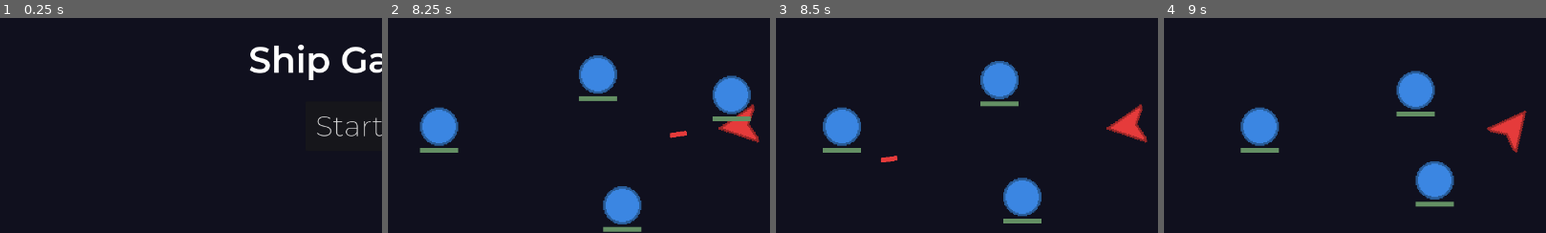
Above: before the commit, frames 1-4 (left to right).
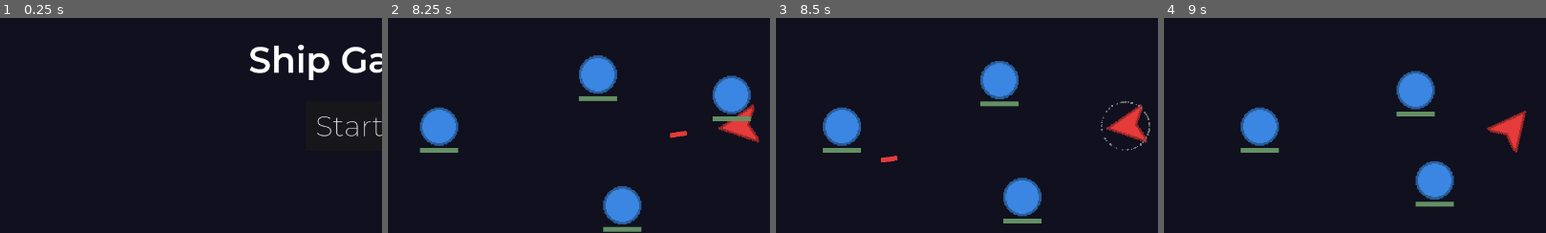
Above: after the commit, the same moments.

Repository: jordanjohnson56/shipgame
Game: Godot game, scene res://main.tscn
The game is run twice, just before and just after one commit, with the same random seed, the same clock (stepped at 60 frames per second) and the same inputs.
Inputs (mouse positions are % of the whole screen's width and height, from its top left):
- Up to frame 1 (0.25 s): no input
- Up to frame 2 (8.25 s): click "Start" at 0.5 s; tap Enter at 1.25, 3.5 s; move the mouse to (72, 45) at 1.27 s; press the mouse at (72, 45) at 1.28 s; tap Space at 2 s; move the mouse to (30, 55) at 2.02 s; release the mouse at (30, 55) at 2.03 s; click (30, 55) at 2.1 s; move the mouse to (60, 28) at 2.77 s; press the mouse at (60, 28) at 2.78 s; move the mouse to (45, 70) at 3.52 s; release the mouse at (45, 70) at 3.53 s; click (45, 70) at 3.6 s; move the mouse to (80, 65) at 4.27 s; press the mouse at (80, 65) at 4.28 s; move the mouse to (20, 35) at 5.02 s; release the mouse at (20, 35) at 5.03 s; click (20, 35) at 5.1 s; move the mouse to (55, 50) at 5.77 s; press the mouse at (55, 50) at 5.78 s; move the mouse to (35, 25) at 6.52 s; release the mouse at (35, 25) at 6.53 s; click (35, 25) at 6.6 s; move the mouse to (72, 45) at 7.27 s; press the mouse at (72, 45) at 7.28 s; move the mouse to (30, 55) at 8.02 s; release the mouse at (30, 55) at 8.03 s; click (30, 55) at 8.1 s
- Up to frame 3 (8.5 s): no input
- Up to frame 4 (9 s): move the mouse to (60, 28) at 8.77 s; press the mouse at (60, 28) at 8.78 s
The pictures show only the part of the screen within x 4-54%, y 25-75%; the shares and areas given below are measured in that part.

Frames 1-2 are identical in both runs. In frame 3, 0.2% of the frame differs, in the area x 85-98%, y 38-62%; in frame 4, nothing differs.

Commit message:
Add particles when player takes damage

Diff:
--- a/main.gd
+++ b/main.gd
@@ -55,6 +55,11 @@
 
 func _on_player_hurt():
     $HUD.set_health($Player.health)
+    var particles = $HitParticles.duplicate()
+    particles.emitting = true
+    particles.position = $Player.position
+    particles.finished.connect(particles.queue_free)
+    add_child(particles)
 
 
 func _on_difficulty_timer_timeout():
--- a/main.tscn
+++ b/main.tscn
@@ -10,6 +10,29 @@
 "points": PackedVector2Array(0, 0, 0, 0, -384, -256, 0, 0, 0, 0, 384, -256, 0, 0, 0, 0, 384, 256, 0, 0, 0, 0, -384, 256, 0, 0, 0, 0, -384, -256)
 }
 point_count = 5
+
+[sub_resource type="Gradient" id="Gradient_0mphx"]
+colors = PackedColorArray(1, 1, 1, 1, 0, 0, 0, 1)
+
+[sub_resource type="GradientTexture1D" id="GradientTexture1D_wecqc"]
+gradient = SubResource("Gradient_0mphx")
+
+[sub_resource type="Curve" id="Curve_yn4x0"]
+_data = [Vector2(0, 1), 0.0, 0.0, 0, 0, Vector2(1, 0.318681), 0.0, 0.0, 0, 0]
+point_count = 2
+
+[sub_resource type="CurveTexture" id="CurveTexture_6ifv7"]
+curve = SubResource("Curve_yn4x0")
+
+[sub_resource type="ParticleProcessMaterial" id="ParticleProcessMaterial_r8j0u"]
+particle_flag_disable_z = true
+radial_velocity_min = 100.0
+radial_velocity_max = 100.0
+gravity = Vector3(0, 0, 0)
+scale_min = 0.5
+scale_max = 2.5
+scale_curve = SubResource("CurveTexture_6ifv7")
+color_ramp = SubResource("GradientTexture1D_wecqc")
 
 [node name="Main" type="Node"]
 script = ExtResource("1_x3x6b")
@@ -42,6 +65,14 @@
 
 [node name="Seconds" type="Timer" parent="."]
 
+[node name="HitParticles" type="GPUParticles2D" parent="."]
+emitting = false
+amount = 100
+process_material = SubResource("ParticleProcessMaterial_r8j0u")
+lifetime = 0.4
+one_shot = true
+explosiveness = 1.0
+
 [connection signal="died" from="Player" to="." method="game_over"]
 [connection signal="hurt" from="Player" to="." method="_on_player_hurt"]
 [connection signal="timeout" from="EnemySpawnTimer" to="." method="spawn_enemy"]
Not shown: 1 places in main.tscn that only renumber resources
